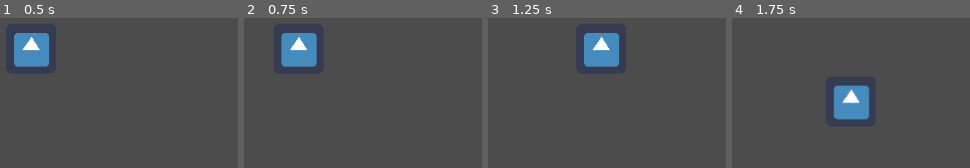
Above: before the commit, frames 1-4 (left to right).
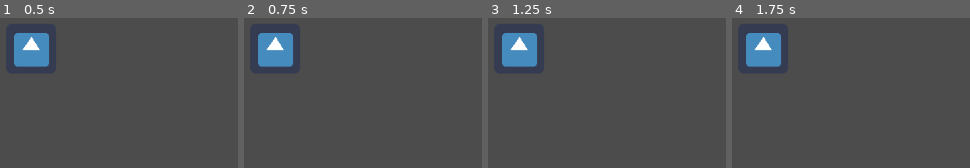
Above: after the commit, the same moments.

Repository: boxnet-media/boxnetjam
Game: Godot game, scene res://default.tscn
Two runs of this game, one before a commit and one after it. Both use one fixed random seed, a clock stepped at 60 frames per second and the inputs below. The engine's default icon, where the game draws it, is replaced by a stand-in: a white triangle on a blue panel in a dark square.
Inputs:
- Up to frame 1 (0.5 s): no input
- Up to frame 2 (0.75 s): tap Enter at 0.5 s; hold Right (ui_right) from 0.53 s (still down)
- Up to frame 3 (1.25 s): keep holding Right (ui_right)
- Up to frame 4 (1.75 s): release Right (ui_right) at 1.28 s; hold Down (ui_down) from 1.28 s (still down)

Frame 1 is identical in both runs. In frame 2, 4.6% of the frame differs, in the area x 5-31%, y 10-33%; in frame 3, 6.6%; in frame 4, 6.9%, in the area x 5-58%, y 10-68%.

Commit message:
Added custom input
custom input

added move_(direction) as to not us ui_(direction)

Diff:
--- a/Scripts/character_control.gd
+++ b/Scripts/character_control.gd
@@ -9,16 +9,16 @@
 	# Detect Input
 	velocity = Vector2()
 
-	if Input.is_action_pressed("ui_left"):
+	if Input.is_action_pressed("move_left"):
 		velocity.x -= 1
 		#print("left")
-	if Input.is_action_pressed("ui_right"):
+	if Input.is_action_pressed("move_right"):
 		velocity.x += 1
 		#print("right")
-	if Input.is_action_pressed("ui_up"):
+	if Input.is_action_pressed("move_up"):
 		velocity.y -= 1
 		#print("up")
-	if Input.is_action_pressed("ui_down"):
+	if Input.is_action_pressed("move_down"):
 		velocity.y += 1
 		#print("down")
 
--- a/project.godot
+++ b/project.godot
@@ -44,6 +44,26 @@
 , Object(InputEventKey,"resource_local_to_scene":false,"resource_name":"","device":0,"alt":false,"shift":false,"control":false,"meta":false,"command":false,"pressed":false,"scancode":83,"physical_scancode":0,"unicode":0,"echo":false,"script":null)
  ]
 }
+move_up={
+"deadzone": 0.5,
+"events": [ Object(InputEventKey,"resource_local_to_scene":false,"resource_name":"","device":0,"alt":false,"shift":false,"control":false,"meta":false,"command":false,"pressed":false,"scancode":87,"physical_scancode":0,"unicode":0,"echo":false,"script":null)
+ ]
+}
+move_down={
+"deadzone": 0.5,
+"events": [ Object(InputEventKey,"resource_local_to_scene":false,"resource_name":"","device":0,"alt":false,"shift":false,"control":false,"meta":false,"command":false,"pressed":false,"scancode":83,"physical_scancode":0,"unicode":0,"echo":false,"script":null)
+ ]
+}
+move_left={
+"deadzone": 0.5,
+"events": [ Object(InputEventKey,"resource_local_to_scene":false,"resource_name":"","device":0,"alt":false,"shift":false,"control":false,"meta":false,"command":false,"pressed":false,"scancode":65,"physical_scancode":0,"unicode":0,"echo":false,"script":null)
+ ]
+}
+move_right={
+"deadzone": 0.5,
+"events": [ Object(InputEventKey,"resource_local_to_scene":false,"resource_name":"","device":0,"alt":false,"shift":false,"control":false,"meta":false,"command":false,"pressed":false,"scancode":68,"physical_scancode":0,"unicode":0,"echo":false,"script":null)
+ ]
+}
 
 [physics]
 
